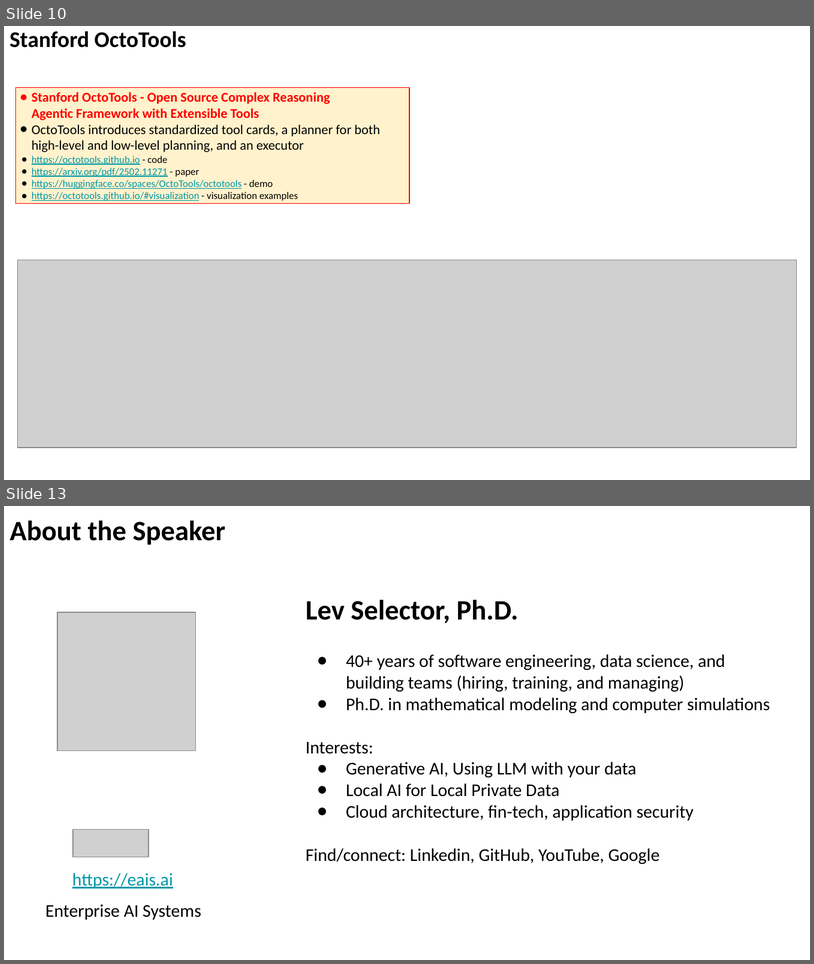
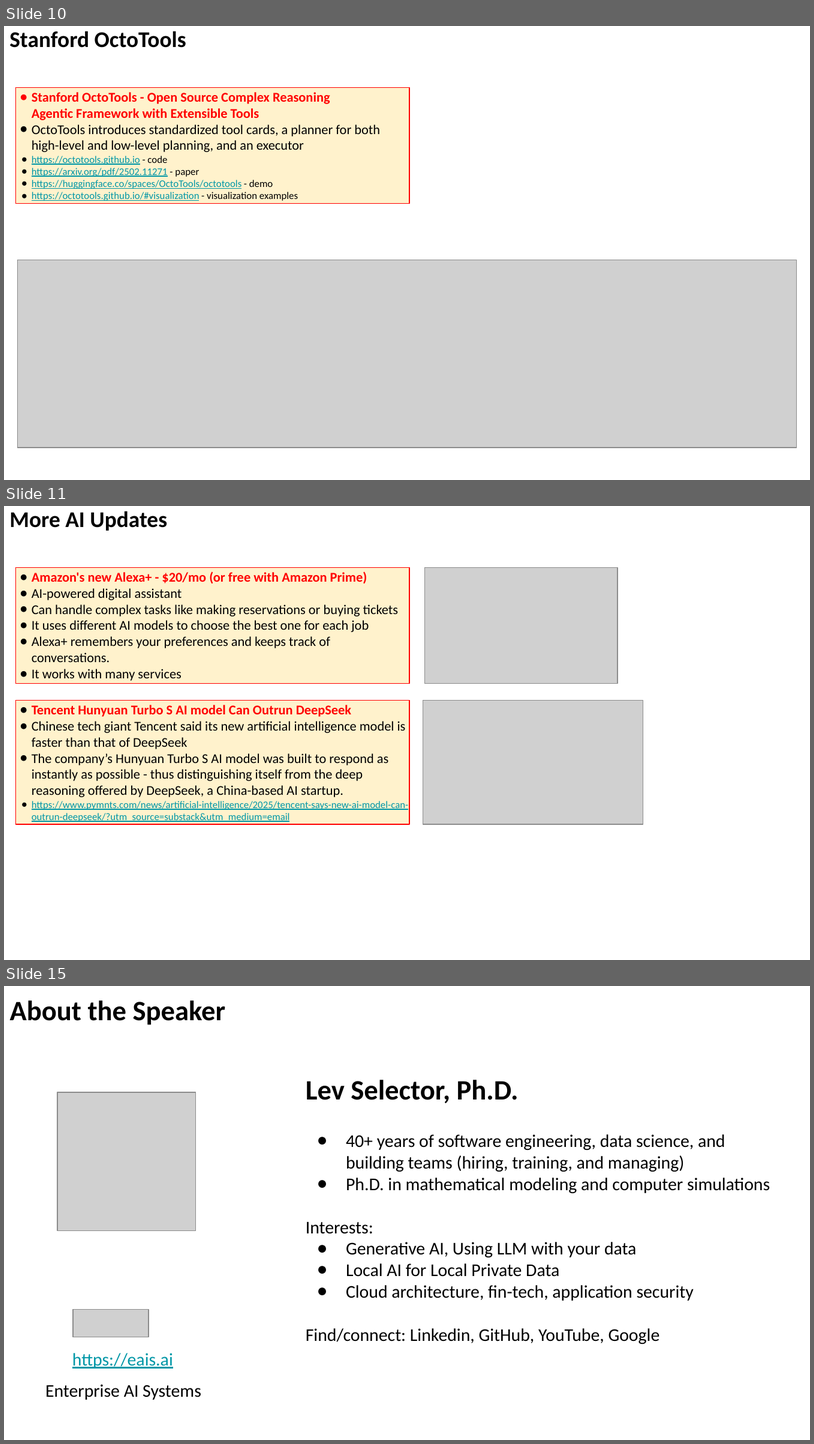
Before and after one commit to lselector/seminar, a slide deck: 2025/2025-02-28-AI-Updates.pptx. Shown one above the other, each under a label of ours: slides 10 and 13 before the commit, slides 10, 11 and 15 after it; the slides between them are not shown. The pictures are 814x964 and 814x1444 pixels, drawn with LibreOffice and Linux fonts; fonts in the diff are those of the drawing; grey boxes stand for pictures. Boxes give left, top, right and bottom in pixels: in the first picture for what was removed or moved away, otherwise in the second. Text is boxed around its words. In the diff, an @@ line names an element or a change of style, - is before the commit and + after.

```diff
--- a/2025/2025-02-28-AI-Updates.pptx
+++ b/2025/2025-02-28-AI-Updates.pptx
@@ slide 11 added at [4,506,810,960], background #FFFFFF @@
@@ text added at [9,511,167,531], 20 pt, text #000000, bold @@
+More AI Updates
@@ rectangle added at [15,567,410,682], fill #FFF2CC, outline #FF0000 0.75 pt, 12 pt, text #000000 @@
+● Amazon's new Alexa+ - $20/mo (or free with Amazon Prime)
+● AI-powered digital assistant
+● Can handle complex tasks like making reservations or buying tickets
+● It uses different AI models to choose the best one for each job
+● Alexa+ remembers your preferences and keeps track of conversations.
+● It works with many services
@@ picture added at [425,567,618,682] @@
@@ rectangle added at [15,700,410,825], fill #FFF2CC, outline #FF0000 0.75 pt, 12 pt, text #000000 @@
+● Tencent Hunyuan Turbo S AI model Can Outrun DeepSeek
+● Chinese tech giant Tencent said its new artificial intelligence model is faster than that of DeepSeek
+● The company’s Hunyuan Turbo S AI model was built to respond as instantly as possible - thus distinguishing itself from the deep reasoning offered by DeepSeek, a China-based AI startup.
+● https://www.pymnts.com/news/artificial-intelligence/2025/tencent-says-new-ai-model-can-outrun-deepseek/?utm_source=substack&utm_medium=email
@@ picture added at [423,700,644,825] @@
@@ what was slide 13 is now slide 15 @@
```
Also in this commit, not shown: 5 slides changed, 2 other slides added, 1 slide removed.
